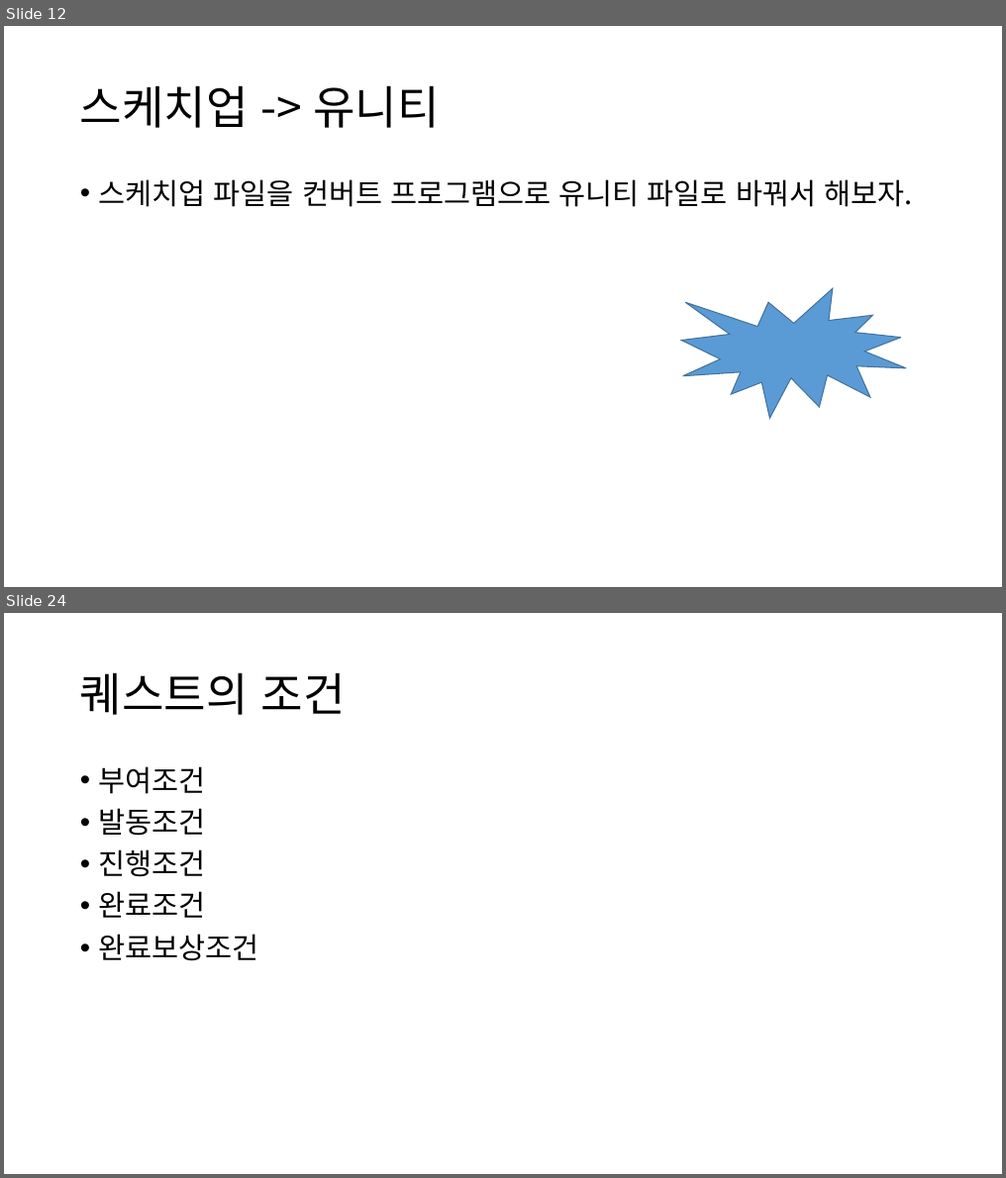
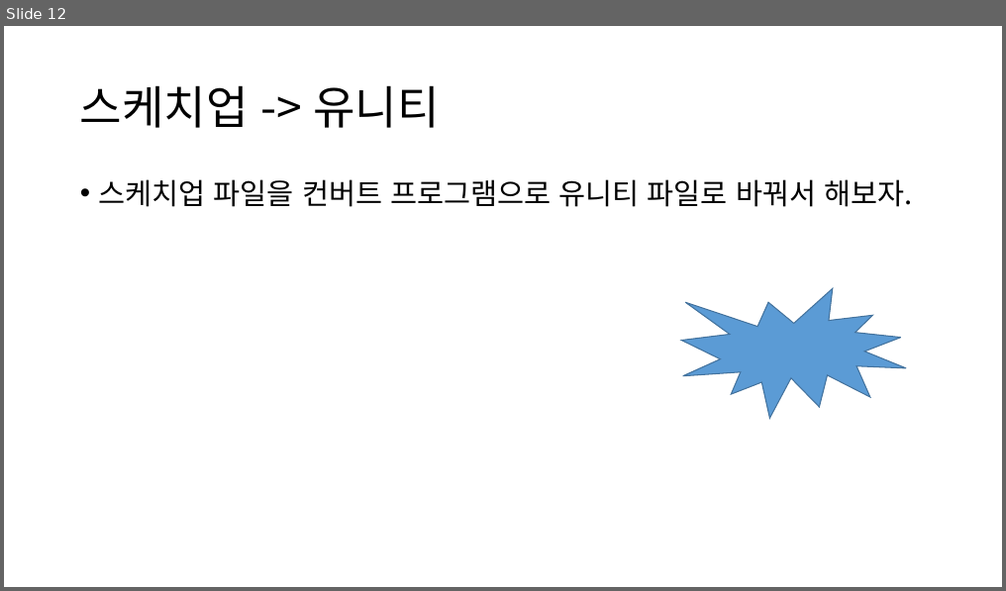
Before and after one commit to ysooj/Gihoek_6, a slide deck: (6.24) .pptx. Shown one above the other, each under a label of ours: slides 12 and 24 before the commit, slide 12 after it; the slides between them are not shown. The pictures are 1006x1178 and 1006x591 pixels, drawn with LibreOffice and Linux fonts; fonts in the diff are those of the drawing. Boxes give left, top, right and bottom in pixels: in the first picture for what was removed or moved away, otherwise in the second. Text is boxed around its words. In the diff, an @@ line names an element or a change of style, - is before the commit and + after.

```diff
--- a/(6.24) .pptx
+++ b/(6.24) .pptx
@@ slide 24 removed at (4, 613, 1002, 1174), background #FFFFFF @@
@@ title removed at (80, 672, 346, 715) @@
-퀘스트의 조건
@@ text removed at (99, 766, 259, 961) @@
-• 부여조건
-• 발동조건
-• 진행조건
-• 완료조건
-• 완료보상조건
```
Also in this commit, not shown: 22 other slides removed, 1 other file.
